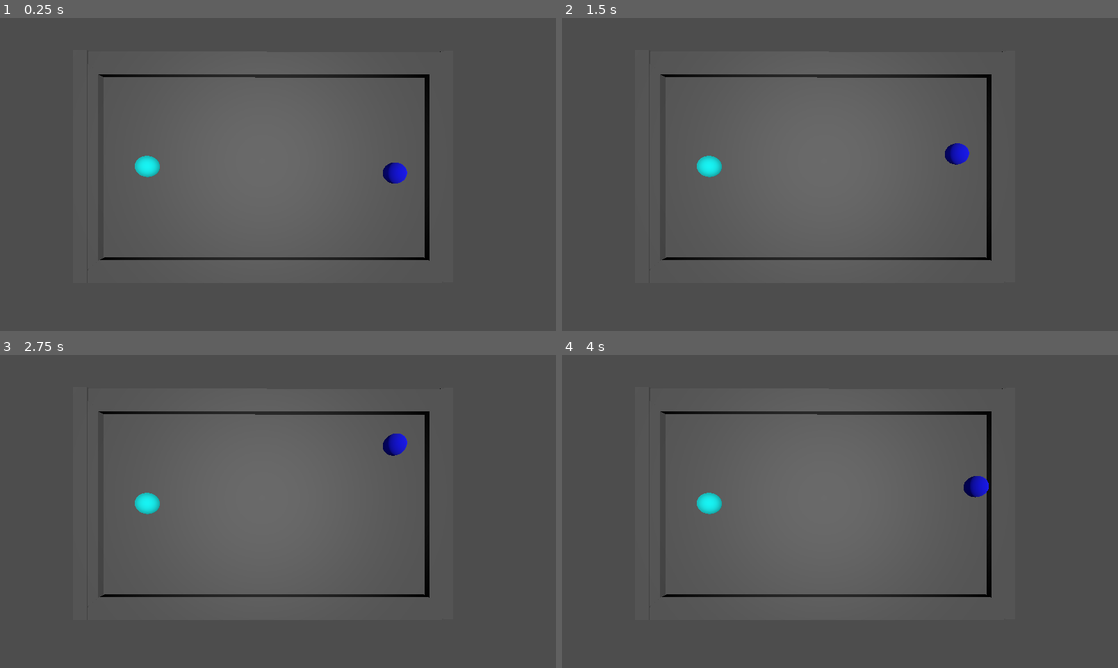
Above: before the commit, frames 1-4 (two rows, left to right).
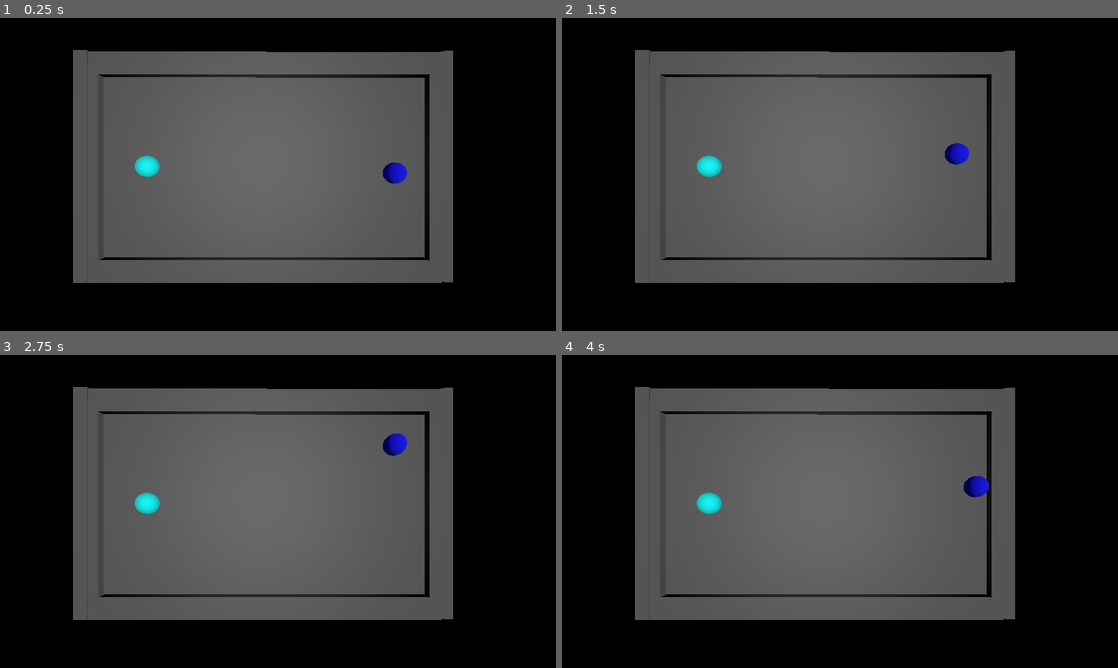
Above: after the commit, the same moments.

Repository: freesstylers/GlobalGameJam25
Game: Godot game, scene res://Scenes/pruebaworld.tscn
The game is run twice, just before and just after one commit, with the same random seed, the same clock (stepped at 60 frames per second) and the same inputs. The project has no main scene, so this scene is started directly.
Inputs (mouse positions are in pixels of both pictures, inside the frame that each line leads up to):
- Up to frame 1 (0.25 s): no input
- Up to frame 2 (1.5 s): tap Enter at 0.5 s; move the mouse to (962, 158) at 0.52 s; hold D (right) 0.53-1.28 s; click (962, 158) at 0.6 s; tap Space (Accelerate) at 1.25 s; move the mouse to (728, 190) at 1.27 s; hold S (down) from 1.28 s (still down); tap E (horny) at 1.35 s
- Up to frame 3 (2.75 s): move the mouse to (333, 442) at 2.02 s; release S (down) at 2.03 s; hold D (right) from 2.03 s (still down); click (333, 442) at 2.1 s
- Up to frame 4 (4 s): move the mouse to (812, 574) at 2.77 s; release D (right) at 2.78 s; hold Space (Accelerate) 2.78-3.53 s; tap E (horny) at 2.85 s; move the mouse to (1006, 558) at 3.52 s; hold A (left) from 3.53 s (still down); click (1006, 558) at 3.6 s

The runs differ from the first frame. In frame 1, 49% of the frame differs, in the area x 0-100%, y 0-100%; in frame 2, 49%; in frame 3, 49%; in frame 4, 49%.

Commit message:
Boncybuble

Diff:
--- /dev/null
+++ b/Scenes/Bubbles/bouncy_bubble.tscn
@@ -0,0 +1,26 @@
+[gd_scene load_steps=5 format=3 uid="uid://u2amv3j63qg6"]
+
+[ext_resource type="Script" path="res://Scripts/Bubbles/BouncyBubble.gd" id="1_guc2f"]
+
+[sub_resource type="SphereShape3D" id="SphereShape3D_00jjn"]
+
+[sub_resource type="StandardMaterial3D" id="StandardMaterial3D_mpnmf"]
+albedo_color = Color(0, 1, 0.0823529, 1)
+
+[sub_resource type="SphereMesh" id="SphereMesh_kvmuj"]
+material = SubResource("StandardMaterial3D_mpnmf")
+
+[node name="BouncyBubble" type="Node3D"]
+script = ExtResource("1_guc2f")
+
+[node name="RigidBody3D" type="RigidBody3D" parent="."]
+mass = 10.0
+continuous_cd = true
+contact_monitor = true
+max_contacts_reported = 1
+
+[node name="CollisionShape3D" type="CollisionShape3D" parent="RigidBody3D"]
+shape = SubResource("SphereShape3D_00jjn")
+
+[node name="MeshInstance3D" type="MeshInstance3D" parent="RigidBody3D"]
+mesh = SubResource("SphereMesh_kvmuj")
--- a/Scenes/pruebaball.tscn
+++ b/Scenes/pruebaball.tscn
@@ -17,6 +17,7 @@
 script = ExtResource("1_ey0mf")
 
 [node name="RigidBody3D" type="RigidBody3D" parent="."]
+mass = 0.001
 physics_material_override = SubResource("PhysicsMaterial_uwmb4")
 gravity_scale = 10.0
 continuous_cd = true
--- a/Scenes/pruebaplayer.tscn
+++ b/Scenes/pruebaplayer.tscn
@@ -16,7 +16,7 @@
 [node name="Player" type="Node3D"]
 script = ExtResource("1_1wal1")
 
-[node name="RigidBody3D" type="RigidBody3D" parent="."]
+[node name="RigidBody3D" type="RigidBody3D" parent="." groups=["Player"]]
 physics_material_override = SubResource("PhysicsMaterial_5ppcg")
 gravity_scale = 10.0
 continuous_cd = true
--- /dev/null
+++ b/Scripts/Bubbles/BouncyBubble.gd
@@ -0,0 +1,5 @@
+class_name BouncyBubble
+extends BaseBall
+
+func on_hit(body):
+	pass
--- a/Scripts/pruebaball.gd
+++ b/Scripts/pruebaball.gd
@@ -1,8 +1,9 @@
+class_name BaseBall
 extends Node3D
 
 func _on_rigid_body_3d_body_entered(body):
-	if body.owner is Player:
-		print("bola collision")
-		#var player = body.owner as Player
-		#player.reset_and_apply_force()
-		#queue_free()
+	if body.is_in_group("Player"):
+		on_hit(body)
+
+func on_hit(body):
+	queue_free()
--- a/Scripts/pruebaplayer.gd
+++ b/Scripts/pruebaplayer.gd
@@ -22,4 +22,4 @@
 
 
 func _on_rigid_body_3d_body_entered(body):
-	print("player collision")
+	pass
--- a/project.godot
+++ b/project.godot
@@ -75,3 +75,4 @@
 
 renderer/rendering_method="gl_compatibility"
 renderer/rendering_method.mobile="gl_compatibility"
+environment/defaults/default_clear_color=Color(0, 0, 0, 1)
